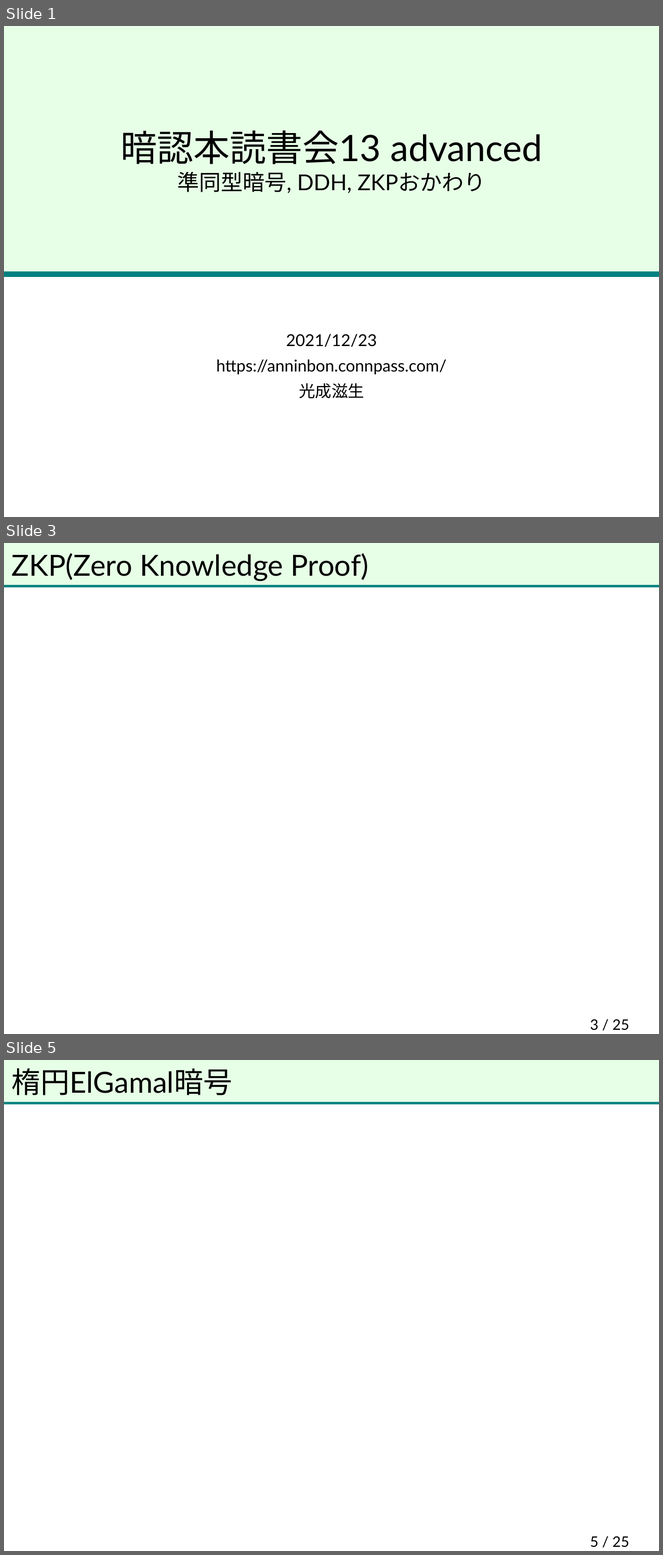
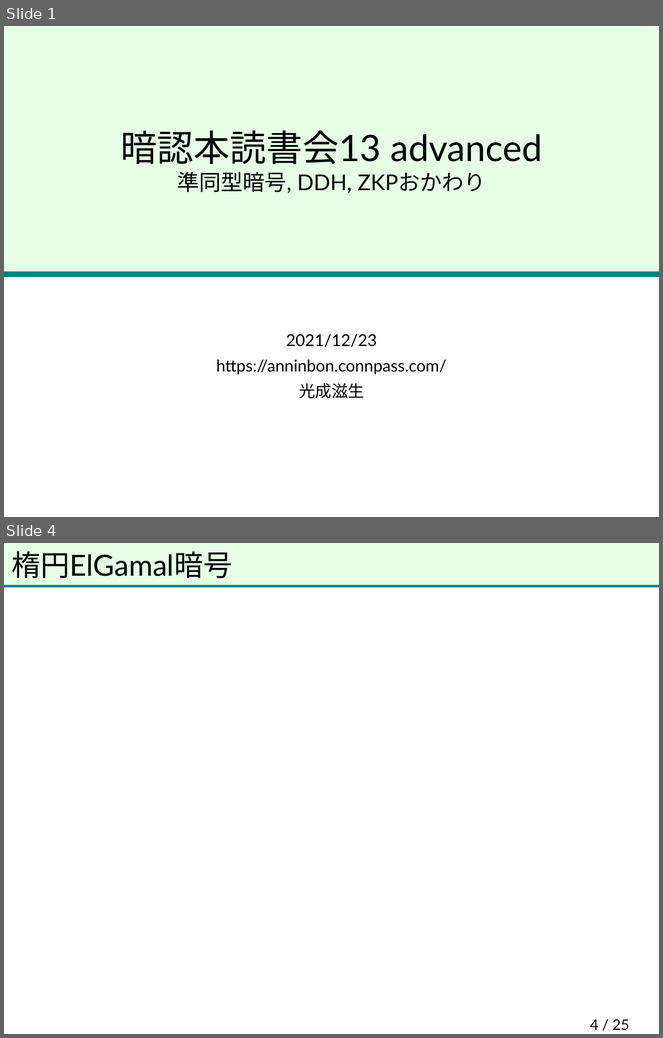
Before and after one commit to herumi/anninbon, a slide deck: lec/anninbon13.pptx. Shown one above the other, each under a label of ours: slides 1, 3 and 5 before the commit, slides 1 and 4 after it; the slides between them are not shown. The pictures are 663x1555 and 663x1038 pixels, drawn with LibreOffice and Linux fonts; fonts in the diff are those of the drawing; background and template pictures are left out. Boxes give left, top, right and bottom in pixels: in the first picture for what was removed or moved away, otherwise in the second. Text is boxed around its words. In the diff, an @@ line names an element or a change of style, - is before the commit and + after.

```diff
--- a/lec/anninbon13.pptx
+++ b/lec/anninbon13.pptx
@@ slide 3 removed at (4, 543, 659, 1034), background picture (left out); not listed: 2 template elements that a slide beside it also shows @@
@@ title removed at (11, 553, 369, 581) @@
-ZKP(Zero Knowledge Proof)
@@ page number removed at (590, 1019, 629, 1031) @@
-3 / 25
@@ what was slide 5 is now slide 4 @@
@@ page number at (590, 1019, 629, 1031): text changed @@
-5 / 25
+4 / 25
```
Also in this commit, not shown: 1 slide changed, 3 slides added, 1 other slide removed.
